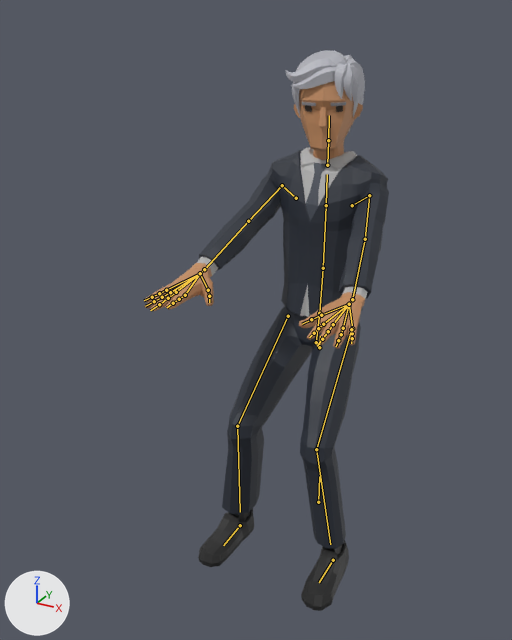
What one commit did to the glTF model js/models/avatars/club-crowd-m6.glb.
The view is the same before and after, from a 50 mm lens placed at (0.901, -2.235, 1.822), pointed at (-0.083, -0.445, 0.927). Arrows for +X, +Y and +Z are at lower left; the lights stay in place. The picture after the commit comes second. Both versions are drawn at frame 197 of the action 'Seated_Loop'; the numbers are the values there. The bones that change, and the others that lie on the model, are drawn over the model as lines.

Objects in the first picture: 'Suit_Body'.
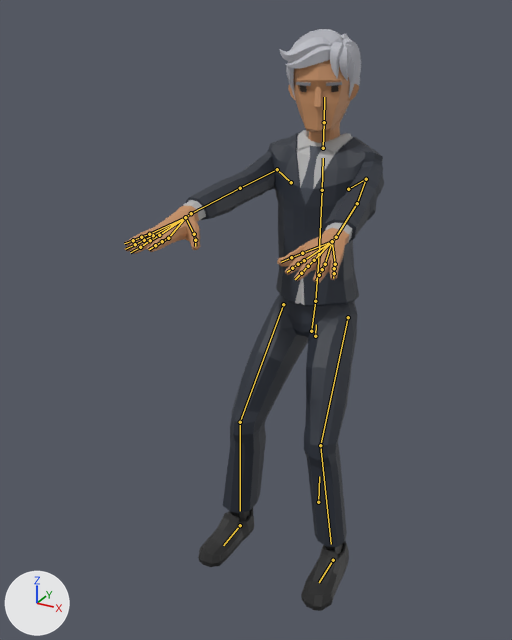
What the commit changed:
Bone 'Body' (bone_body) moves from (0.0, -0.15, 0.1) to (0.0, -0.09, 0.14).
Bone 'UpperArm.L' (bone_upperarm_l) turns from (-34, -20, -60) to (-10, -8, -77) degrees about its own x, y and z.
Bone 'LowerArm.L' (bone_lowerarm_l) turns from (0, 6, 3) to (2, 3, 4) degrees about its own x, y and z.
Bone 'Wrist.L' (bone_wrist_l) turns from (15, 19, -18) to (-2, 0, -12) degrees about its own x, y and z.
Bone 'UpperArm.R' (bone_upperarm_r) turns from (-32, 19, 62) to (-9, 6, 78) degrees about its own x, y and z.
Bone 'LowerArm.R' (bone_lowerarm_r) turns from (0, -6, -3) to (2, -3, -4) degrees about its own x, y and z.
Bone 'Wrist.R' (bone_wrist_r) turns from (11, -15, 18) to (-6, 4, 11) degrees about its own x, y and z.
Bone 'UpperLeg.L' (bone_upperleg_l) turns from (-3, 1, 38) to (-4, 1, 26) degrees about its own x, y and z.
Bone 'LowerLeg.L' (bone_lowerleg_l) turns from (49, 3, 0) to (35, 2, 0) degrees about its own x, y and z.
Bone 'UpperLeg.R' (bone_upperleg_r) turns from (-4, -1, -37) to (-4, -1, -26) degrees about its own x, y and z.
Bone 'LowerLeg.R' (bone_lowerleg_r) turns from (49, -3, 0) to (35, -2, 0) degrees about its own x, y and z.

What differs and where, as boxes [x1, y1, x2, y2] in the pictures (512 x 640 px):
'Suit_Body', posed (6% wider)
    before: [144, 50, 389, 611]
    after: [124, 29, 384, 611]
bone 'Body', root to tip
    before: (319, 347) to (320, 336)
    after: (315, 336) to (316, 324)
bone 'UpperArm.L', root to tip
    before: (369, 195) to (365, 239)
    after: (366, 179) to (357, 203)
bone 'LowerArm.L', root to tip
    before: (365, 239) to (352, 299)
    after: (357, 203) to (336, 237)
bone 'Wrist.L', root to tip
    before: (352, 299) to (349, 304)
    after: (336, 237) to (332, 241)
bone 'UpperArm.R', root to tip
    before: (282, 185) to (248, 221)
    after: (277, 169) to (240, 188)
bone 'LowerArm.R', root to tip
    before: (248, 221) to (204, 269)
    after: (240, 188) to (191, 213)
bone 'Wrist.R', root to tip
    before: (204, 269) to (200, 273)
    after: (191, 213) to (185, 217)
bone 'UpperLeg.L', root to tip
    before: (351, 329) to (316, 449)
    after: (348, 317) to (320, 445)
bone 'LowerLeg.L', root to tip
    before: (316, 449) to (330, 544)
    after: (320, 445) to (331, 544)
bone 'UpperLeg.R', root to tip
    before: (288, 316) to (237, 426)
    after: (283, 304) to (240, 422)
bone 'LowerLeg.R', root to tip
    before: (237, 426) to (240, 512)
    after: (240, 422) to (240, 511)
